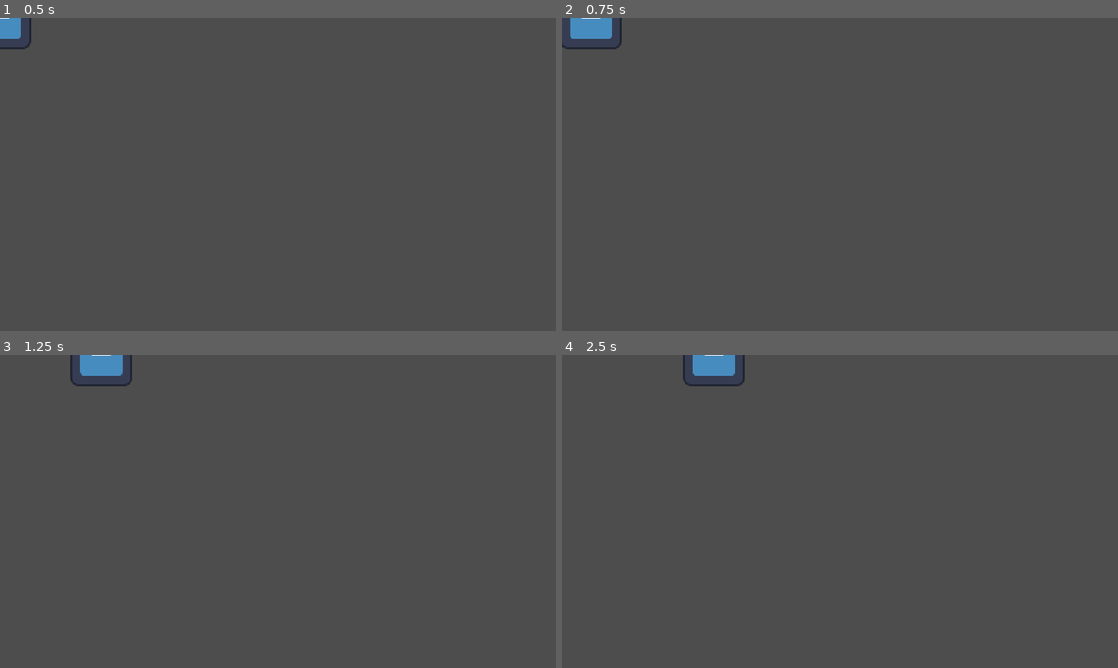
Above: before the commit, frames 1-4 (two rows, left to right).
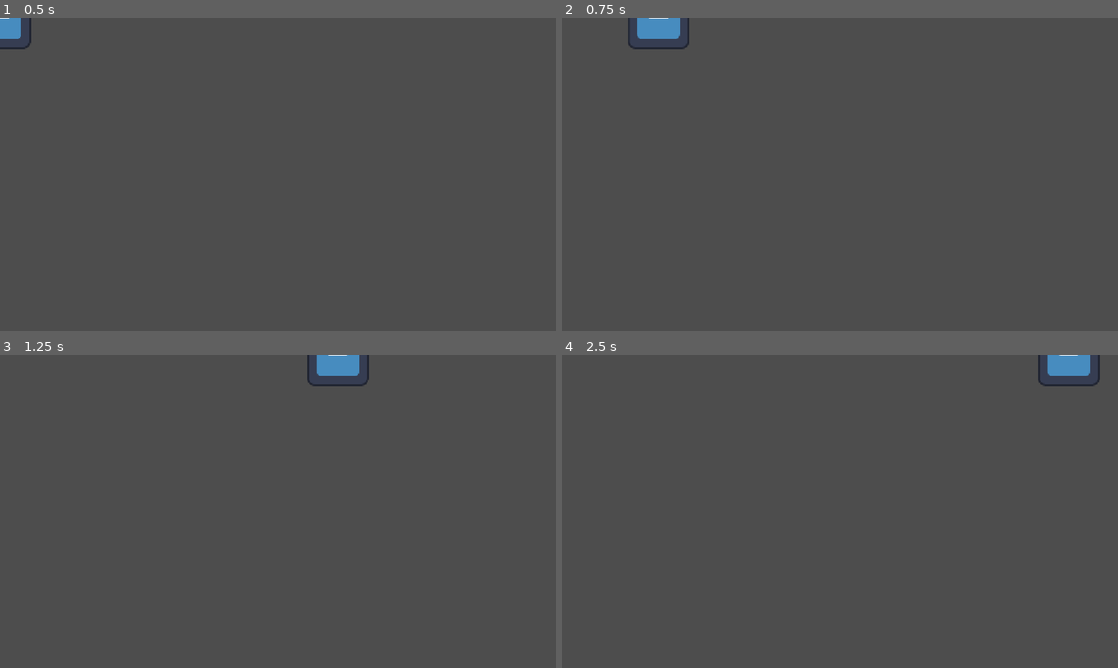
Above: after the commit, the same moments.

Repository: Lennarthuhn/HavenBern
Game: Godot game, scene res://scenes/character.tscn
Same seed, same stepped clock (60 frames per second), same inputs: the game is played once before the commit and once after it. The engine's default icon, where the game draws it, is replaced by a stand-in: a white triangle on a blue panel in a dark square.
Inputs:
- Up to frame 1 (0.5 s): no input
- Up to frame 2 (0.75 s): tap Enter (ui_accept) at 0.5, 0.6 s; hold Right (ui_right) from 0.53 s (still down)
- Up to frame 3 (1.25 s): keep holding Right (ui_right); tap Enter (ui_accept) at 0.77, 1.07 s
- Up to frame 4 (2.5 s): tap Enter (ui_accept) at 1.35, 1.52, 1.82, 2.1 s; release Right (ui_right) at 2.03 s; hold Left (ui_left) from 2.03 s (still down)

Frame 1 is identical in both runs. In frame 2, 1.3% of the frame differs, in the area x 0-23%, y 0-10%; in frame 3, 1.3%, in the area x 12-67%, y 0-10%; in frame 4, 1.3%.

Commit message:
.

Diff:
--- a/haven-bern/scenes/character.tscn
+++ b/haven-bern/scenes/character.tscn
@@ -4,6 +4,10 @@
 [ext_resource type="Script" uid="uid://bykc8wonlmnfh" path="res://scenes/player.gd" id="1_rkhd4"]
 
 [sub_resource type="CircleShape2D" id="CircleShape2D_05cw4"]
+radius = 93.78
+
+[sub_resource type="WorldBoundaryShape2D" id="WorldBoundaryShape2D_05cw4"]
+distance = -108.0
 
 [node name="character" type="Node2D" unique_id=63646583]
 
@@ -13,5 +17,8 @@
 [node name="Sprite2D" type="Sprite2D" parent="Player" unique_id=1153897994]
 texture = ExtResource("1_agfs1")
 
-[node name="CollisionShape2D" type="CollisionShape2D" parent="." unique_id=885451382]
+[node name="CollisionShape2D" type="CollisionShape2D" parent="Player" unique_id=885451382]
 shape = SubResource("CircleShape2D_05cw4")
+
+[node name="CollisionShape2D" type="CollisionShape2D" parent="." unique_id=377540747]
+shape = SubResource("WorldBoundaryShape2D_05cw4")
--- a/haven-bern/scenes/game.tscn
+++ b/haven-bern/scenes/game.tscn
@@ -1,15 +1,32 @@
 [gd_scene format=3 uid="uid://cq86eu7sjjcap"]
 
 [ext_resource type="PackedScene" uid="uid://eslbbrlku2w8" path="res://scenes/character.tscn" id="1_uwrxv"]
+[ext_resource type="Texture2D" uid="uid://bnae61vdrsuht" path="res://icon.svg" id="2_yqjtg"]
+
+[sub_resource type="CircleShape2D" id="CircleShape2D_05cw4"]
 
 [sub_resource type="WorldBoundaryShape2D" id="WorldBoundaryShape2D_05cw4"]
 
 [node name="Node2D" type="Node2D" unique_id=1805858301]
-position = Vector2(5, 9)
+position = Vector2(244, 58)
 
 [node name="character" parent="." unique_id=63646583 instance=ExtResource("1_uwrxv")]
 position = Vector2(106, -41)
 
-[node name="CollisionShape2D" type="CollisionShape2D" parent="." unique_id=472725465]
-position = Vector2(13, 35)
+[node name="Area2D" type="Area2D" parent="." unique_id=2107198898]
+position = Vector2(96, -45)
+
+[node name="CollisionShape2D" type="CollisionShape2D" parent="Area2D" unique_id=756528883]
+position = Vector2(-327, -72)
+shape = SubResource("CircleShape2D_05cw4")
+
+[node name="Sprite2D" type="Sprite2D" parent="Area2D" unique_id=1526403718]
+position = Vector2(-292, -63)
+texture = ExtResource("2_yqjtg")
+
+[node name="CollisionShape2D2" type="CollisionShape2D" parent="." unique_id=472725465]
+position = Vector2(189, 33)
 shape = SubResource("WorldBoundaryShape2D_05cw4")
+
+[node name="Camera2D" type="Camera2D" parent="." unique_id=710320112]
+position = Vector2(83, -4)
--- a/haven-bern/scenes/player.gd
+++ b/haven-bern/scenes/player.gd
@@ -6,19 +6,10 @@
 
 
 func _physics_process(delta: float) -> void:
-	# Add the gravity.
+	var direction = Input.get_vector("ui_left", "ui_right", "ui_up", "ui_down")
+	velocity = direction * 500
+	move_and_slide()
 
 
-	# Handle jump.
-	if Input.is_action_just_pressed("ui_accept") and is_on_floor():
-		velocity.y = JUMP_VELOCITY
-
-	# Get the input direction and handle the movement/deceleration.
-	# As good practice, you should replace UI actions with custom gameplay actions.
-	var direction := Input.get_axis("ui_left", "ui_right")
-	if direction:
-		velocity.x = direction * SPEED
-	else:
-		velocity.x = move_toward(velocity.x, 0, SPEED)
 
 	move_and_slide()
